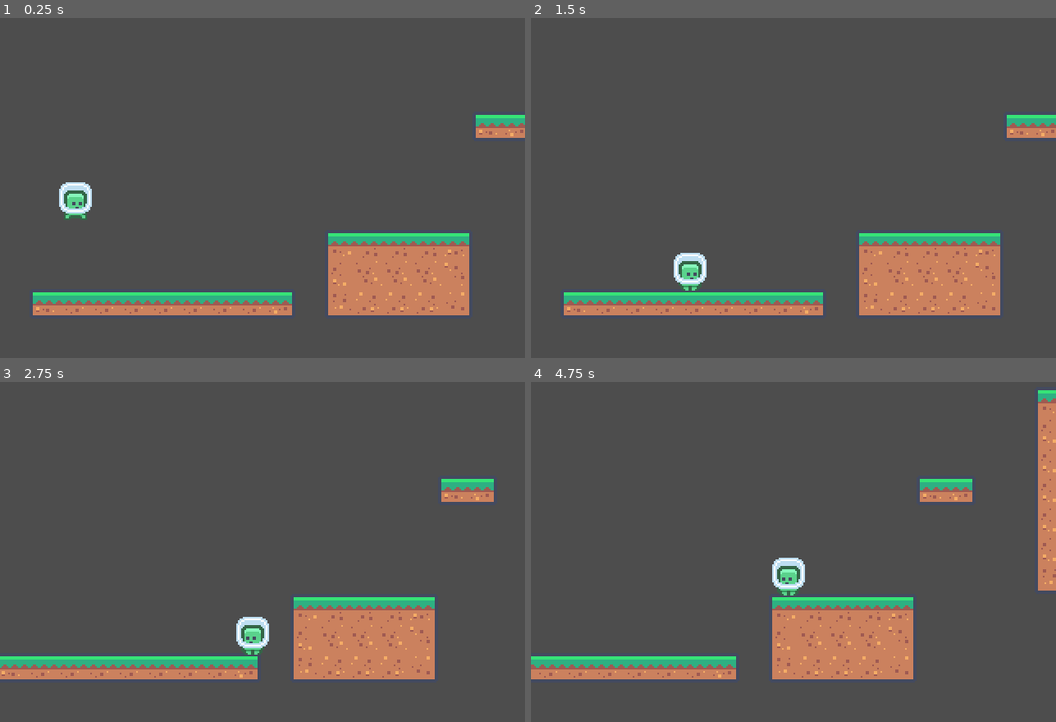
Above: before the commit, frames 1-4 (two rows, left to right).
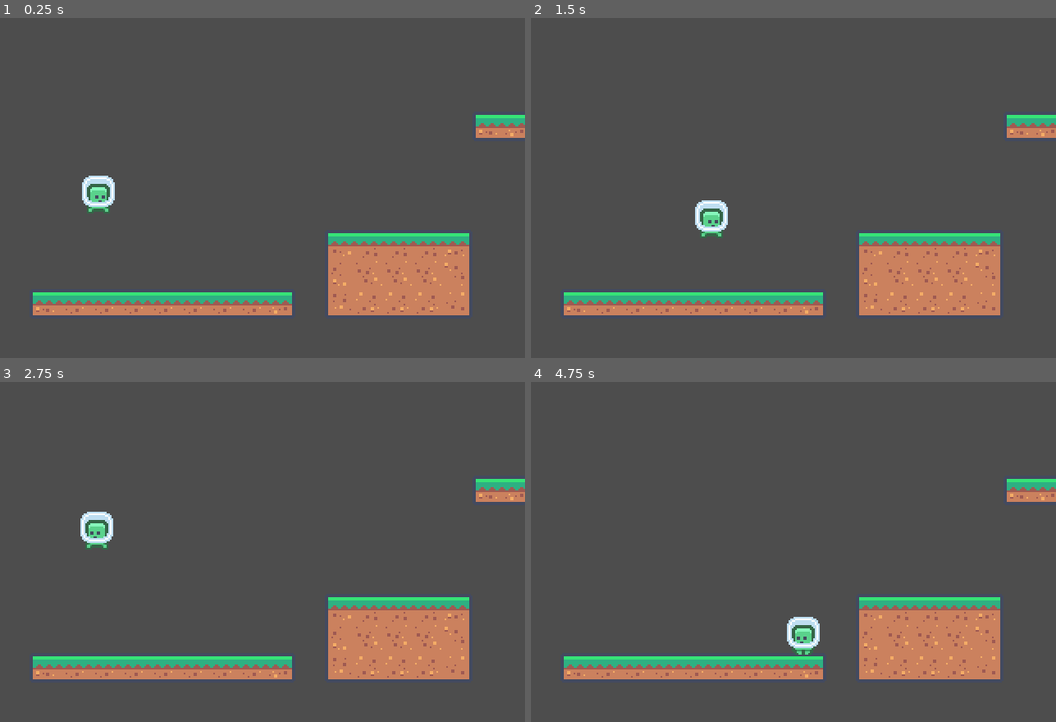
Above: after the commit, the same moments.

Repository: drusin/godot-example-jump-n-run
Game: Godot game, scene res://game_scene.tscn
Same seed, same stepped clock (60 frames per second), same inputs: the game is played once before the commit and once after it.
Inputs:
- Up to frame 1 (0.25 s): no input
- Up to frame 2 (1.5 s): tap Enter (ui_accept) at 0.5, 0.6, 0.77, 1.07, 1.35 s; hold Right (ui_right) from 0.53 s (still down)
- Up to frame 3 (2.75 s): tap Enter (ui_accept) at 1.52, 1.82, 2.1 s; release Right (ui_right) at 2.03 s; hold Left (ui_left) from 2.03 s (still down)
- Up to frame 4 (4.75 s): release Left (ui_left) at 2.78 s; hold Right (ui_right) 2.78-4.28 s; tap Enter (ui_accept) at 2.85, 3.02, 3.32, 3.6, 3.77, 4.07, 4.35, 4.52 s; hold Left (ui_left) from 4.28 s (still down)

The runs differ from the first frame. In frame 1, 1.0% of the frame differs, in the area x 11-22%, y 46-60%; in frame 2, 1.2%; in frame 3, 7.3%; in frame 4, 13%, in the area x 0-100%, y 2-88%.

Commit message:
added spawning and jump input buffer

Diff:
--- /dev/null
+++ b/jump-n-run/game_scene.gd
@@ -0,0 +1,23 @@
+extends Node2D
+
+@onready var player_spawner = $PlayerSpawner
+@onready var scene_camera = $SceneCamera
+
+
+# Called when the node enters the scene tree for the first time.
+func _ready() -> void:
+	spawn_player()
+
+
+func spawn_player() -> void:
+	var new_player: Player = player_spawner.spawn()
+	var camera_transform: RemoteTransform2D = RemoteTransform2D.new()
+	camera_transform.remote_path = scene_camera.get_path()
+	new_player.add_child(camera_transform)
+
+
+func _on_world_boundary_body_entered(body: Node2D) -> void:
+	if not body is Player:
+		return
+	body.queue_free()
+	spawn_player()
--- a/jump-n-run/game_scene.tscn
+++ b/jump-n-run/game_scene.tscn
@@ -1,18 +1,33 @@
-[gd_scene load_steps=3 format=4 uid="uid://dd6hgfry1xx6d"]
+[gd_scene load_steps=6 format=4 uid="uid://dd6hgfry1xx6d"]
 
 [ext_resource type="PackedScene" uid="uid://5e53aevhu531" path="res://tile_map_layer.tscn" id="1_q4jpq"]
+[ext_resource type="Script" path="res://game_scene.gd" id="1_ssgfv"]
 [ext_resource type="PackedScene" uid="uid://4sv3s2lr7p00" path="res://player/player.tscn" id="2_rr3li"]
+[ext_resource type="PackedScene" uid="uid://cm413d50x1788" path="res://spawner.tscn" id="4_v0nl7"]
+
+[sub_resource type="WorldBoundaryShape2D" id="WorldBoundaryShape2D_yrb16"]
 
 [node name="GameScene" type="Node2D"]
+script = ExtResource("1_ssgfv")
 
 [node name="TileMapLayer" parent="." instance=ExtResource("1_q4jpq")]
 tile_map_data = PackedByteArray("AAABAAsAAAABAAAAAAACAAsAAAACAAAAAAADAAsAAAACAAAAAAAEAAsAAAACAAAAAAAFAAsAAAACAAAAAAAGAA …(2192 unchanged characters)…
 
-[node name="Player" parent="." instance=ExtResource("2_rr3li")]
-position = Vector2(46, 120)
-
-[node name="Camera2D" type="Camera2D" parent="Player"]
+[node name="SceneCamera" type="Camera2D" parent="."]
 limit_left = 0
 limit_top = 0
 limit_bottom = 0
 position_smoothing_enabled = true
+
+[node name="WorldBoundary" type="Area2D" parent="."]
+
+[node name="CollisionShape2D" type="CollisionShape2D" parent="WorldBoundary"]
+position = Vector2(0, 240)
+shape = SubResource("WorldBoundaryShape2D_yrb16")
+
+[node name="PlayerSpawner" parent="." node_paths=PackedStringArray("spawn_to") instance=ExtResource("4_v0nl7")]
+position = Vector2(60, 116)
+to_spawn = ExtResource("2_rr3li")
+spawn_to = NodePath("..")
+
+[connection signal="body_entered" from="WorldBoundary" to="." method="_on_world_boundary_body_entered"]
--- a/jump-n-run/player/player.gd
+++ b/jump-n-run/player/player.gd
@@ -1,3 +1,4 @@
+class_name Player
 extends CharacterBody2D
 
 const ACCELERATION_FLOOR := 5.0
--- a/jump-n-run/player/player.tscn
+++ b/jump-n-run/player/player.tscn
@@ -66,6 +66,7 @@
 }
 
 [sub_resource type="CapsuleShape2D" id="CapsuleShape2D_mdg58"]
+radius = 8.0
 height = 22.0
 
 [node name="Player" type="CharacterBody2D"]
--- a/jump-n-run/player/state_machine/coyote.gd
+++ b/jump-n-run/player/state_machine/coyote.gd
@@ -24,5 +24,5 @@
 func physics_process(delta: float) -> void:
     air.physics_process(delta)
 
-    if Input.is_action_just_pressed("ui_accept"):
+    if pressed[KEYS.JUMP].consume():
         switch.emit(name, "Jump", null)
--- a/jump-n-run/player/state_machine/idle.gd
+++ b/jump-n-run/player/state_machine/idle.gd
@@ -8,7 +8,7 @@
 func process(_delta: float) -> void:
 	if not Input.get_axis("ui_left", "ui_right") == 0 or not player.velocity.x == 0:
 		switch.emit(name, "Running", null)
-	if Input.is_action_just_pressed("ui_accept"):
+	if pressed[KEYS.JUMP].consume():
 		switch.emit(name, "Jump", null)
 
 
--- /dev/null
+++ b/jump-n-run/player/state_machine/input_buffer.gd
@@ -0,0 +1,33 @@
+class_name InputBuffer
+extends Node
+
+const BUFFER_MS := 150
+const MAPPING :=  {
+    "ui_accept" = PlayerState.KEYS.JUMP
+}
+
+var pressed: Array[BufferedAction]
+
+func _init() -> void:
+    for key in PlayerState.KEYS.values():
+        pressed.append(BufferedAction.new())
+
+
+func _unhandled_input(event: InputEvent) -> void:
+    if not event.is_pressed():
+        return
+    for key in MAPPING.keys():
+        if event.is_action_pressed(key):
+            pressed[MAPPING.get(key)].trigger()
+
+
+class BufferedAction extends RefCounted:
+    var _last_timestamp := 0.0
+
+
+    func consume() -> bool:
+        return Time.get_ticks_msec() - _last_timestamp <= BUFFER_MS
+
+
+    func trigger() -> void:
+        _last_timestamp = Time.get_ticks_msec()
--- a/jump-n-run/player/state_machine/player_state.gd
+++ b/jump-n-run/player/state_machine/player_state.gd
@@ -1,6 +1,10 @@
 class_name PlayerState
 extends State
+
+enum KEYS { LEFT, RIGHT, JUMP }
 
 var player: CharacterBody2D
 var animation_player: AnimationPlayer
 var sprite: Sprite2D
+
+var pressed: Array[InputBuffer.BufferedAction]
--- a/jump-n-run/player/state_machine/running.gd
+++ b/jump-n-run/player/state_machine/running.gd
@@ -8,7 +8,7 @@
 	if not player.is_on_floor():
 		switch.emit(name, "Coyote", null)
 		return
-	if Input.is_action_just_pressed("ui_accept"):
+	if pressed[KEYS.JUMP].consume():
 		switch.emit(name, "Jump", null)
 		return
 
--- a/jump-n-run/player/state_machine/state_machine.gd
+++ b/jump-n-run/player/state_machine/state_machine.gd
@@ -5,20 +5,23 @@
 @export var sprite: Sprite2D
 @export var initial_state: State
 
+@onready var input_buffer: InputBuffer = $InputBuffer
+
 var _states: Array[PlayerState] = []
 var _current_state: PlayerState
 
 
 func _ready() -> void:
 	_current_state = initial_state
-	for child: PlayerState in get_children():
+	for child in get_children():
 		if not child is PlayerState:
 			continue
-		_states.append(child)
-		child.switch.connect(_switch)
-		child.player = player
-		child.animation_player = animation_player
-		child.sprite = sprite
+		var state: PlayerState = child
+		_states.append(state)
+		state.switch.connect(_switch)
+		state.player = player
+		state.animation_player = animation_player
+		state.sprite = sprite
 
 
 func _switch(from: String, to: String, data) -> void:
@@ -37,4 +40,5 @@
 
 func _physics_process(delta: float) -> void:
 	if (_current_state):
+		_current_state.pressed = input_buffer.pressed
 		_current_state.physics_process(delta)
--- a/jump-n-run/player/state_machine/state_machine.tscn
+++ b/jump-n-run/player/state_machine/state_machine.tscn
@@ -6,6 +6,7 @@
 [ext_resource type="Script" path="res://player/state_machine/idle.gd" id="4_7jre0"]
 [ext_resource type="Script" path="res://player/state_machine/jumping.gd" id="5_uk3hn"]
 [ext_resource type="Script" path="res://player/state_machine/running.gd" id="6_v8km6"]
+[ext_resource type="Script" path="res://player/state_machine/input_buffer.gd" id="7_a8s8b"]
 
 [node name="StateMachine" type="Node" node_paths=PackedStringArray("initial_state")]
 script = ExtResource("1_by86n")
@@ -26,3 +27,6 @@
 
 [node name="Running" type="Node" parent="."]
 script = ExtResource("6_v8km6")
+
+[node name="InputBuffer" type="Node" parent="."]
+script = ExtResource("7_a8s8b")
--- a/jump-n-run/project.godot
+++ b/jump-n-run/project.godot
@@ -23,6 +23,7 @@
 window/size/window_height_override=480
 window/stretch/mode="viewport"
 window/stretch/scale_mode="integer"
+window/vsync/vsync_mode=0
 window/canvas_textures/default_texture_filter=1
 
 [rendering]
--- /dev/null
+++ b/jump-n-run/spawner.gd
@@ -0,0 +1,11 @@
+extends Node2D
+
+@export var to_spawn: PackedScene
+@export var spawn_to: Node2D
+
+func spawn() -> Node2D:
+    var spawned: Node2D = to_spawn.instantiate()
+    spawned.position.x = position.x
+    spawned.position.y = position.y
+    spawn_to.add_child(spawned)
+    return spawned
--- /dev/null
+++ b/jump-n-run/spawner.tscn
@@ -0,0 +1,6 @@
+[gd_scene load_steps=2 format=3 uid="uid://cm413d50x1788"]
+
+[ext_resource type="Script" path="res://spawner.gd" id="1_onbmm"]
+
+[node name="Spawner" type="Node2D"]
+script = ExtResource("1_onbmm")
Not shown: 1 places in jump-n-run/player/state_machine/state_machine.tscn that only renumber resources
